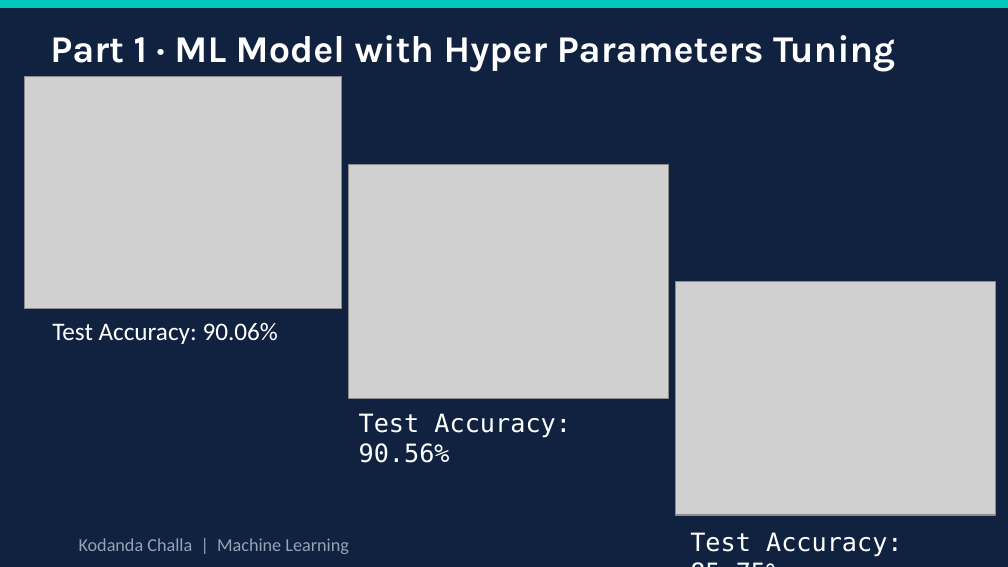
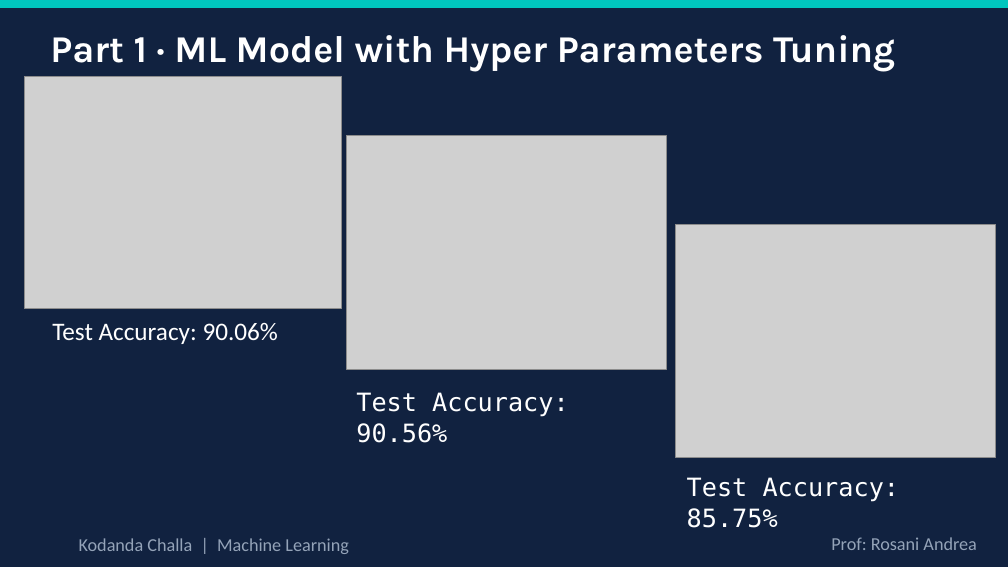
Before and after one commit to kodandachalla/Machine_Learning_Project, a slide deck: slide 19 of Reports/Brain_Tumor_ML_Presentation_v2.pptx. Drawn at 1008x567 pixels with LibreOffice and Linux fonts; fonts in the diff are those of the drawing; grey boxes stand for pictures. Boxes give left, top, right and bottom in pixels: in the first picture for what was removed or moved away, otherwise in the second. Text is boxed around its words. In the diff, an @@ line names an element or a change of style, - is before the commit and + after.

```diff
--- a/Reports/Brain_Tumor_ML_Presentation_v2.pptx
+++ b/Reports/Brain_Tumor_ML_Presentation_v2.pptx
@@ picture: place and size @@
-picture at bbox=[349, 164, 668, 398]
+picture at bbox=[347, 136, 666, 370]
@@ picture: place and size @@
-picture at bbox=[675, 281, 995, 515]
+picture at bbox=[675, 224, 995, 458]
@@ text "Test Accuracy: 90.56%": place and size @@
-text "Test Accuracy: 90.56%" at bbox=[359, 413, 571, 463]
+text "Test Accuracy: 90.56%" at bbox=[356, 392, 569, 443]
@@ text "Test Accuracy: 85.75%" rewrapped from bbox=[690, 532, 903, 557] to bbox=[687, 477, 900, 528] @@
@@ text added at bbox=[831, 537, 976, 550], 13 pt, text #94A3B8 @@
+Prof: Rosani Andrea
```
Also in this commit, not shown: 22 other slides changed.
